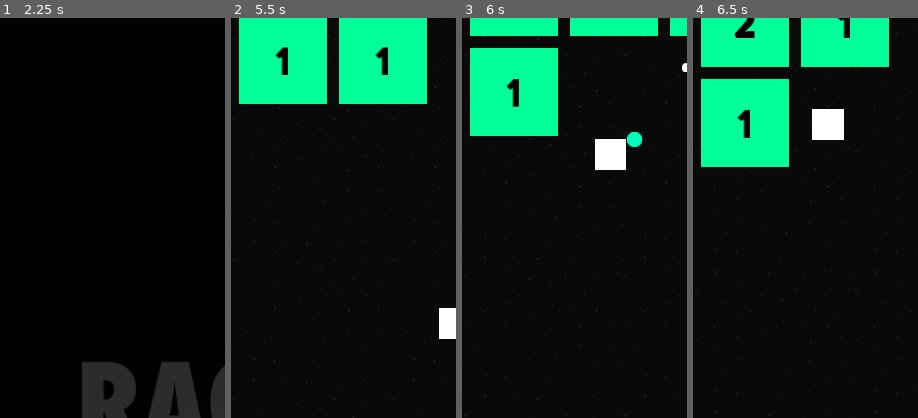
Above: before the commit, frames 1-4 (left to right).
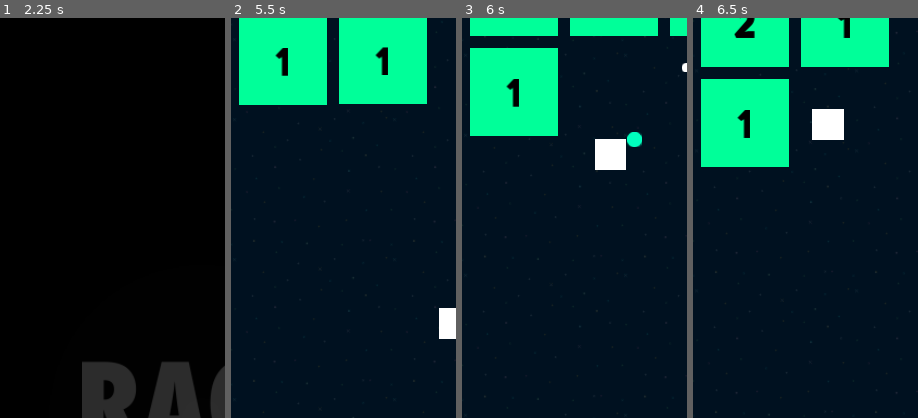
Above: after the commit, the same moments.

Repository: Ragehive/rogue-blocks
Game: Godot game, scene res://Scenes/splashscreen/SplashScreen.tscn
Same seed, same stepped clock (60 frames per second), same inputs: the game is played once before the commit and once after it.
Inputs (mouse positions are % of the whole screen's width and height, from its top left):
- Up to frame 1 (2.25 s): move the mouse to (72, 45) at 0.52 s; press the mouse at (72, 45) at 0.53 s; tap Enter at 1.25 s; move the mouse to (30, 55) at 1.27 s; release the mouse at (30, 55) at 1.28 s; click (30, 55) at 1.35 s; tap Space at 2 s; move the mouse to (60, 28) at 2.02 s; press the mouse at (60, 28) at 2.03 s
- Up to frame 2 (5.5 s): move the mouse to (45, 70) at 2.77 s; release the mouse at (45, 70) at 2.78 s; click (45, 70) at 2.85 s; move the mouse to (80, 65) at 3.52 s; press the mouse at (80, 65) at 3.53 s; move the mouse to (20, 35) at 4.27 s; release the mouse at (20, 35) at 4.28 s; click (20, 35) at 4.35 s; move the mouse to (55, 50) at 5.02 s; press the mouse at (55, 50) at 5.03 s
- Up to frame 3 (6 s): move the mouse to (35, 25) at 5.77 s; release the mouse at (35, 25) at 5.78 s; click (35, 25) at 5.85 s
- Up to frame 4 (6.5 s): no input
The pictures show only the part of the screen within x 5-55%, y 0-50%; the shares and areas given below are measured in that part.

Frame 1 is identical in both runs. In frame 2, 0.1% of the frame differs, in the area x 3-43%, y 7-22%; in frame 3, less than 0.1%; in frame 4, less than 0.1%.

Commit message:
increase shake of blocks

Diff:
--- a/Scenes/block/Block.gd
+++ b/Scenes/block/Block.gd
@@ -61,7 +61,7 @@
 func take_damage(damage):
 	health = max(health - damage, 0)
 	update_healh_label()
-	add_trauma(0.5)
+	add_trauma(0.8)
 	if health <= 0:
 		queue_free()
 #	add_label_particle(damage)
--- a/project.godot
+++ b/project.godot
@@ -75,5 +75,5 @@
 quality/driver/driver_name="GLES2"
 vram_compression/import_etc=true
 vram_compression/import_etc2=false
-environment/default_clear_color=Color( 0.0352941, 0.0352941, 0.0352941, 1 )
+environment/default_clear_color=Color( 0, 0.0666667, 0.12549, 1 )
 environment/default_environment="res://default_env.tres"
